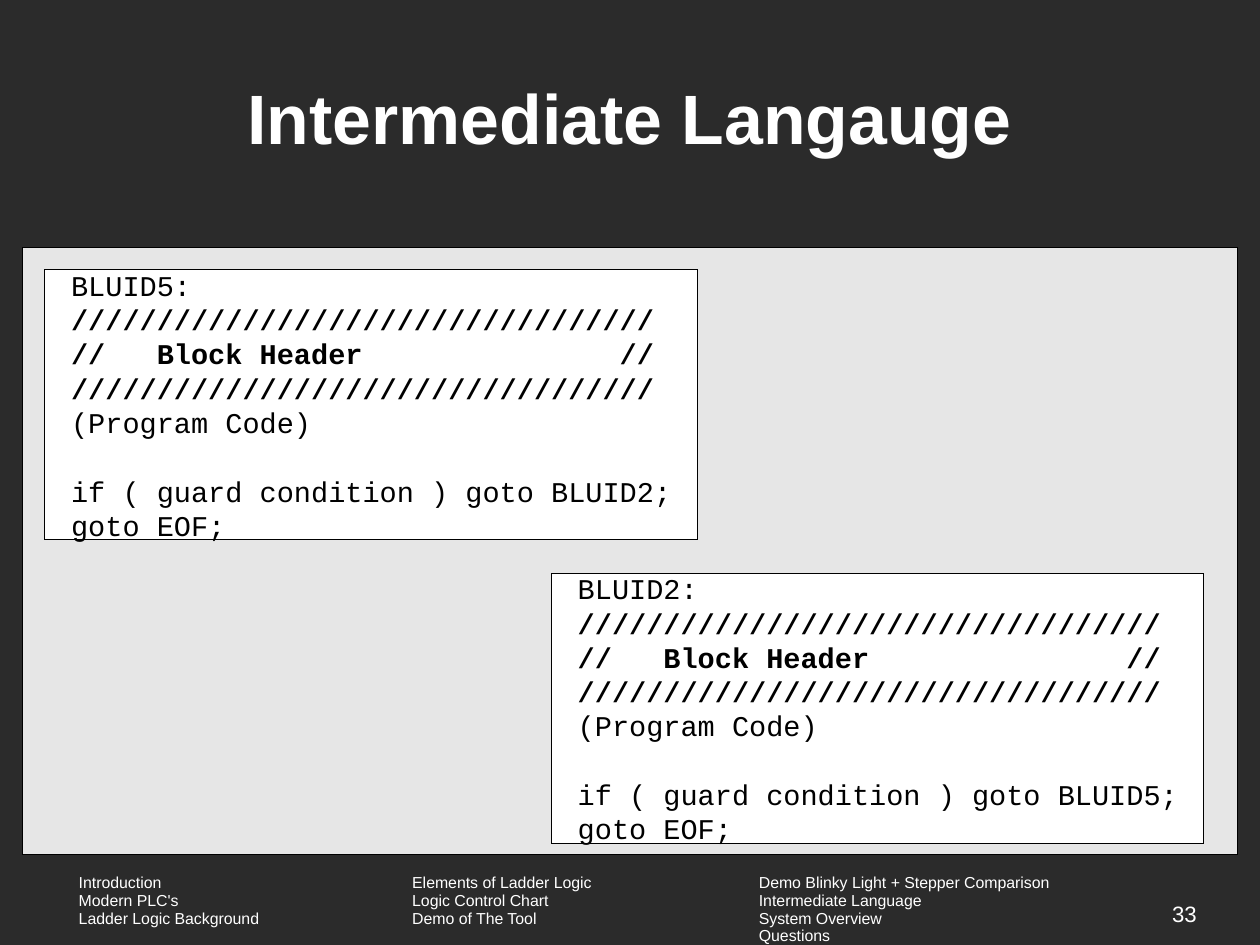
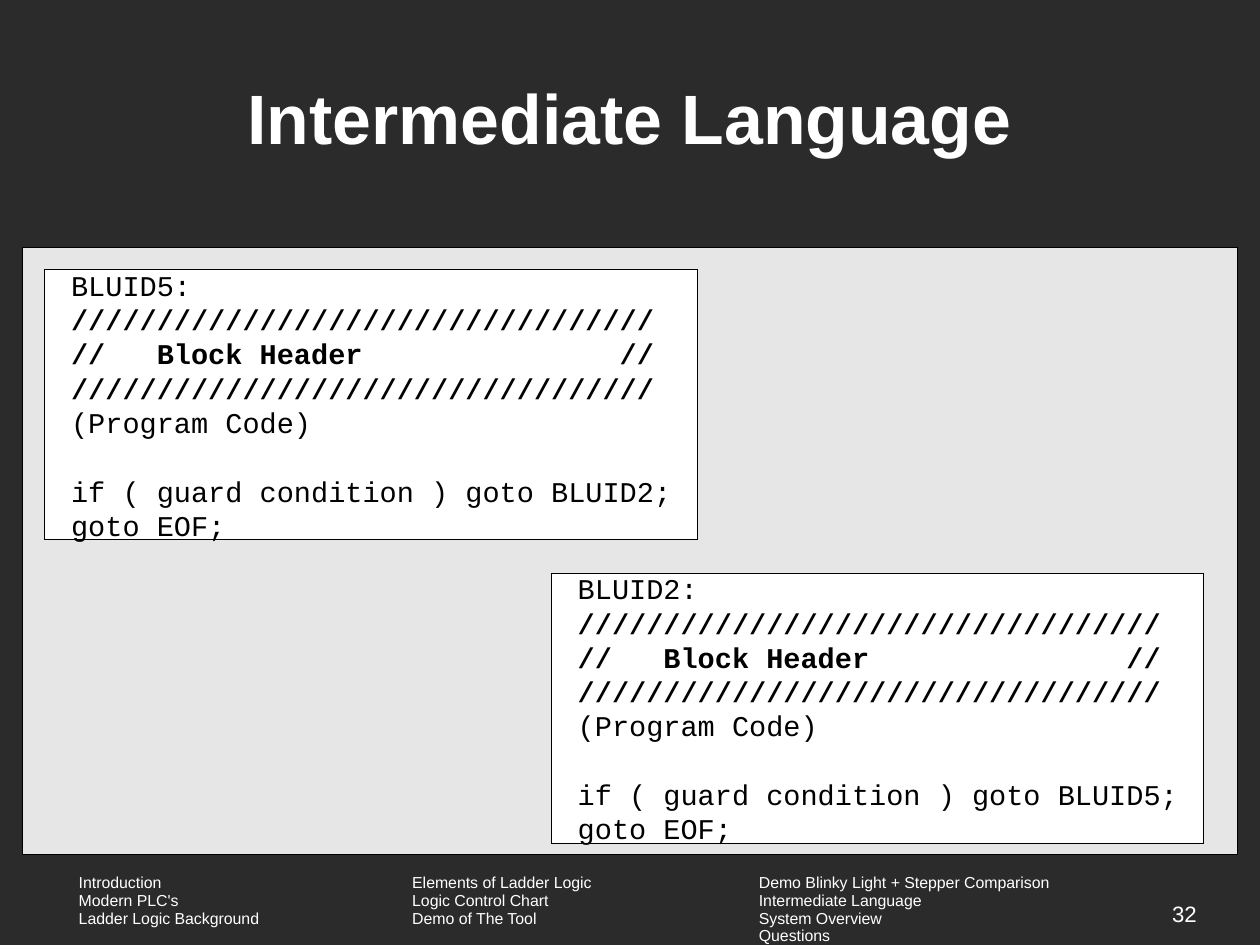
Before and after one commit to vortex-5/plcthesis, a slide deck: slide 32 of presentation/defense.odp (slide 33 before the commit). Drawn at 1260x945 pixels with LibreOffice and Linux fonts; fonts in the diff are those of the drawing; background and template pictures are left out; a plain dark background stands for a picture behind light text. Boxes give left, top, right and bottom in pixels: in the first picture for what was removed or moved away, otherwise in the second. Text is boxed around its words. In the diff, an @@ line names an element or a change of style, - is before the commit and + after.

```diff
--- a/presentation/defense.odp
+++ b/presentation/defense.odp
@@ title at [247, 93, 1011, 157]: text changed @@
-Intermediate Langauge
+Intermediate Language
@@ page number at [1172, 906, 1197, 923]: text changed @@
-33
+32
```
Also in this commit, not shown: 5 other slides changed, 1 slide removed, 2 other files.
